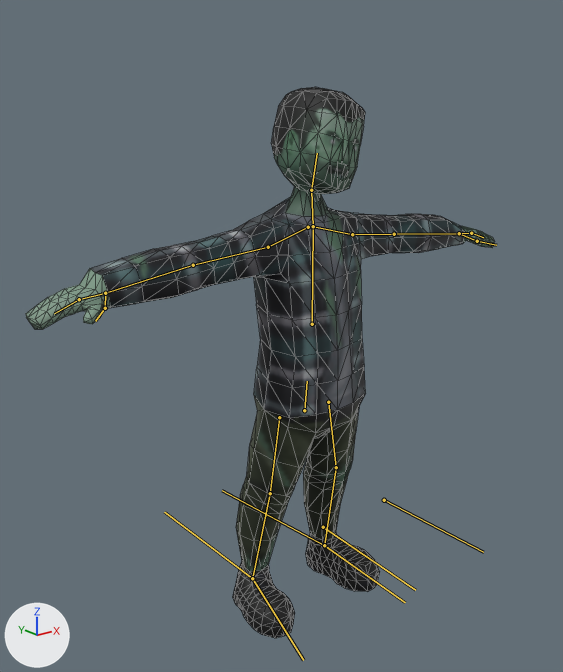
The glTF model assets/models/zombie-rigged.gltf as it was, and as the next commit left it.
One viewpoint serves both versions: a 50 mm lens placed at (-1.8, -2.12, 1.97), pointed at (-0.2, -0.12, 1.17). Every picture has the same lights, and +X, +Y and +Z are marked at lower left. The bones that bend it are drawn over the model as lines. Mesh edges are drawn as thin lines.

Names of what the first picture shows: 'zombie'.
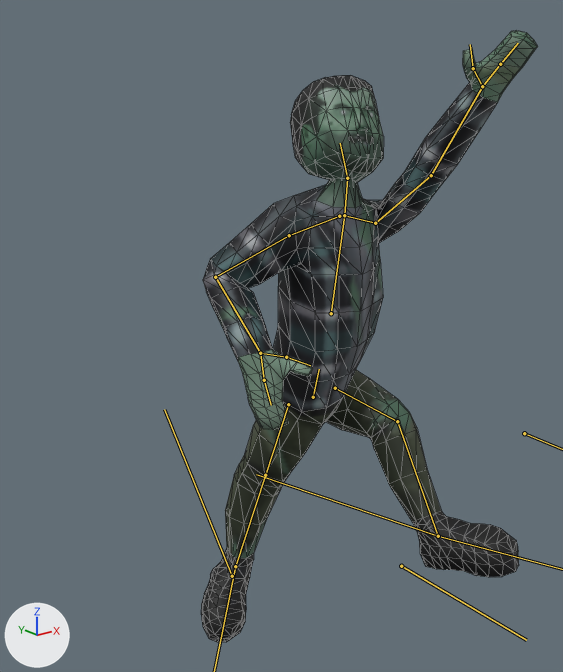
The newer file adds an action. The first version stands in its rest pose; the second is drawn at frame 10 of the action 'Walk'.

Pixel boxes [x1, y1, x2, y2] of what changed, in the pictures (563 x 672 px):
'zombie', posed (28% narrower, 11% taller)
    before: [26, 87, 495, 638]
    after: [201, 31, 538, 642]
bone 'root', root to tip
    before: (304, 410) to (307, 381)
    after: (313, 397) to (319, 369)
bone 'head', root to tip
    before: (311, 190) to (317, 153)
    after: (347, 178) to (340, 143)
bone 'shoulder.L', root to tip
    before: (313, 226) to (352, 234)
    after: (344, 215) to (375, 223)
bone 'upperarm.L', root to tip
    before: (352, 234) to (394, 234)
    after: (375, 223) to (431, 175)
bone 'shoulder.R', root to tip
    before: (308, 227) to (268, 247)
    after: (339, 216) to (289, 235)
bone 'upperarm.R', root to tip
    before: (268, 247) to (193, 265)
    after: (289, 235) to (215, 277)
bone 'lowerarm.R', root to tip
    before: (193, 265) to (105, 293)
    after: (215, 277) to (260, 353)
bone 'hand.R', root to tip
    before: (105, 293) to (79, 299)
    after: (260, 353) to (264, 380)
bone 'upperleg.L', root to tip
    before: (328, 402) to (336, 467)
    after: (335, 388) to (397, 421)
bone 'lowerleg.L', root to tip
    before: (336, 467) to (324, 545)
    after: (397, 421) to (438, 536)
bone 'upperleg.R', root to tip
    before: (279, 417) to (270, 493)
    after: (288, 404) to (265, 475)
bone 'lowerleg.R', root to tip
    before: (270, 493) to (252, 578)
    after: (265, 475) to (235, 566)

The change in detail:
Bone 'root' (bone_root) moves from (0.0, 0.0, 0.0) to (-0.001, 0.073, 0.04).
Bone 'root' (bone_root) turns from (0, 0, 0) to (9, 2, 0) degrees about its own x, y and z.
Bone 'head' (bone_head) turns from (0, 0, 0) to (-38, -15, 9) degrees about its own x, y and z.
Bone 'shoulder.L' (bone_shoulder_l) turns from (0, 0, 0) to (-8, 1, -2) degrees about its own x, y and z.
Bone 'upperarm.L' (bone_upperarm_l) turns from (0, 0, 0) to (139, -26, -58) degrees about its own x, y and z.
Bone 'shoulder.R' (bone_shoulder_r) turns from (0, 0, 0) to (-17, 3, 4) degrees about its own x, y and z.
Bone 'upperarm.R' (bone_upperarm_r) turns from (0, 0, 0) to (2, -33, 21) degrees about its own x, y and z.
Bone 'lowerarm.R' (bone_lowerarm_r) turns from (0, 0, 0) to (75, 9, 4) degrees about its own x, y and z.
Bone 'hand.R' (bone_hand_r) turns from (0, 0, 0) to (-19, 6, 30) degrees about its own x, y and z.
Bone 'upperleg.L' (bone_upperleg_l) moves from (0.0, 0.0, 0.0) to (0.0, 0.001, -0.005).
Bone 'upperleg.L' (bone_upperleg_l) turns from (0, 0, 0) to (89, -4, 8) degrees about its own x, y and z.
Bone 'lowerleg.L' (bone_lowerleg_l) turns from (0, 0, 0) to (-32, -4, -15) degrees about its own x, y and z.
Bone 'foot.L' (bone_foot_l) turns from (0, 0, 0) to (-52, 17, -1) degrees about its own x, y and z.
Bone 'upperleg.R' (bone_upperleg_r) turns from (0, 0, 0) to (-3, 2, -3) degrees about its own x, y and z.
Bone 'lowerleg.R' (bone_lowerleg_r) turns from (0, 0, 0) to (11, 1, -5) degrees about its own x, y and z.
Bone 'foot.R' (bone_foot_r) turns from (0, 0, 0) to (-51, 4, 7) degrees about its own x, y and z.
